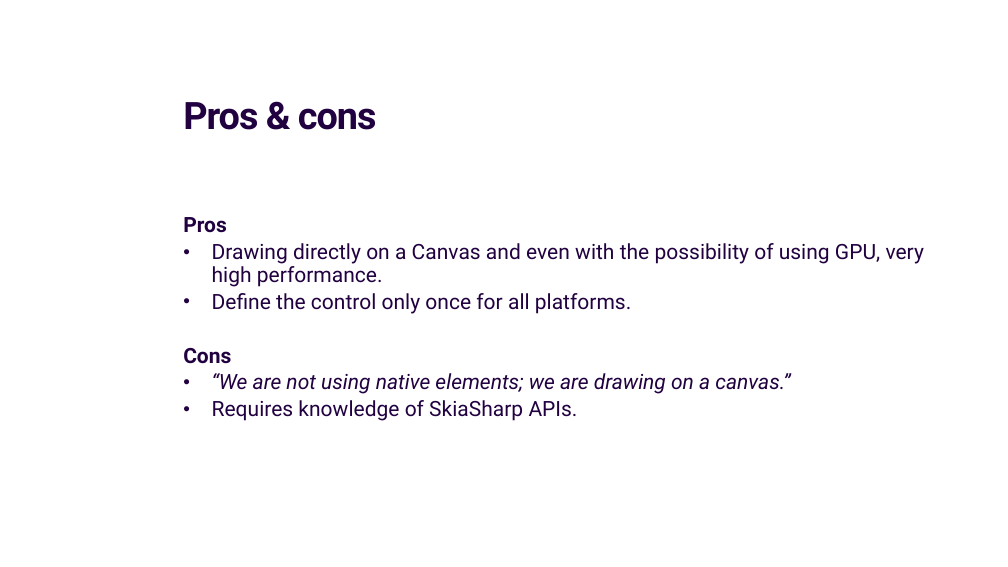
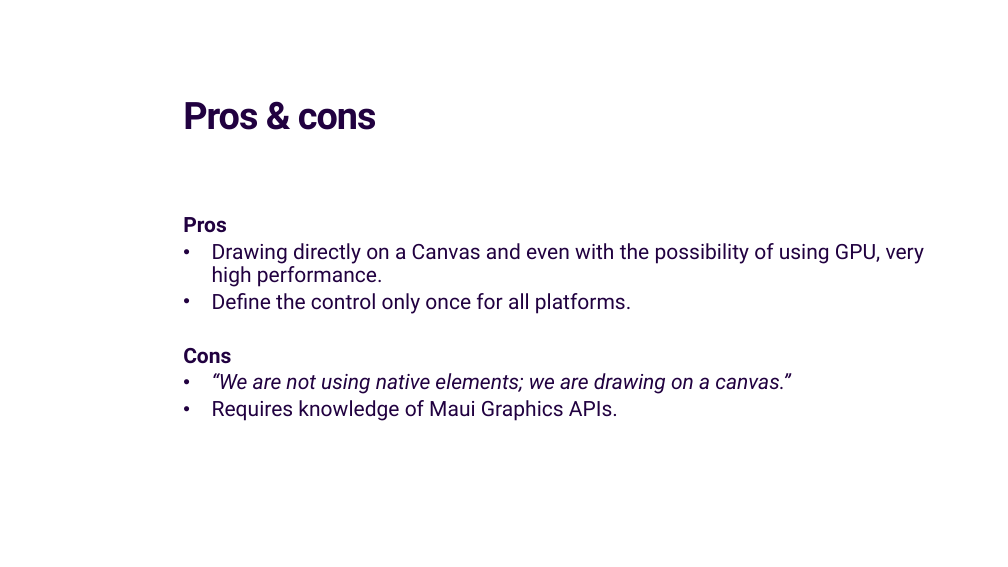
Before and after one commit to jsuarezruiz/ways-create-netmaui-controls, a slide deck: slide 45 of ways-create-netmaui-controls.pptx (slide 43 before the commit). Drawn at 1008x567 pixels with LibreOffice and Linux fonts; fonts in the diff are those of the drawing. Boxes give left, top, right and bottom in pixels: in the first picture for what was removed or moved away, otherwise in the second. Text is boxed around its words. In the diff, an @@ line names an element or a change of style, - is before the commit and + after.

```diff
--- a/ways-create-netmaui-controls.pptx
+++ b/ways-create-netmaui-controls.pptx
@@ text at (212, 400, 618, 421): text changed @@
-• Requires knowledge of SkiaSharp APIs.
+• Requires knowledge of Maui Graphics APIs.
```
Also in this commit, not shown: 7 other slides changed, 3 slides added.
